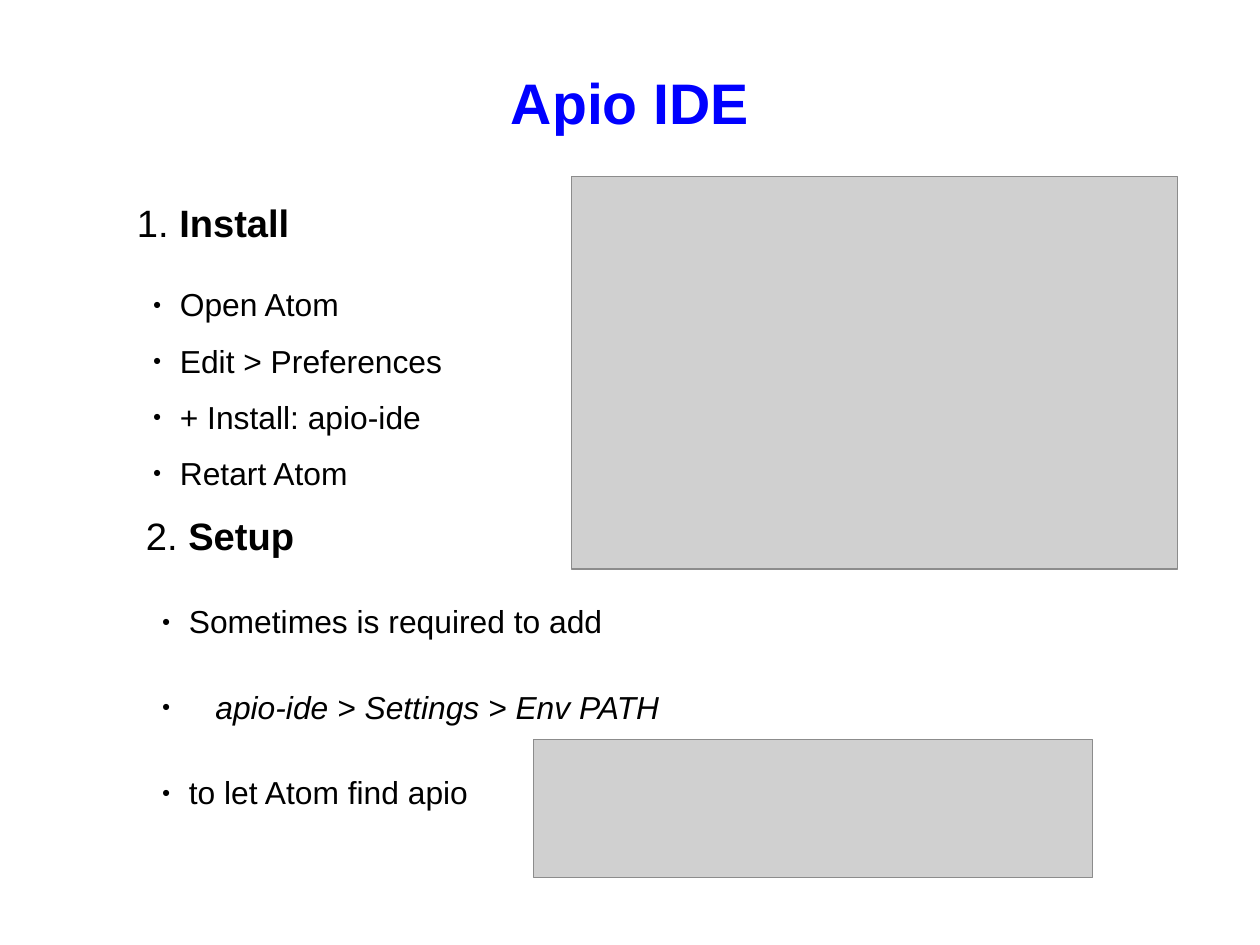
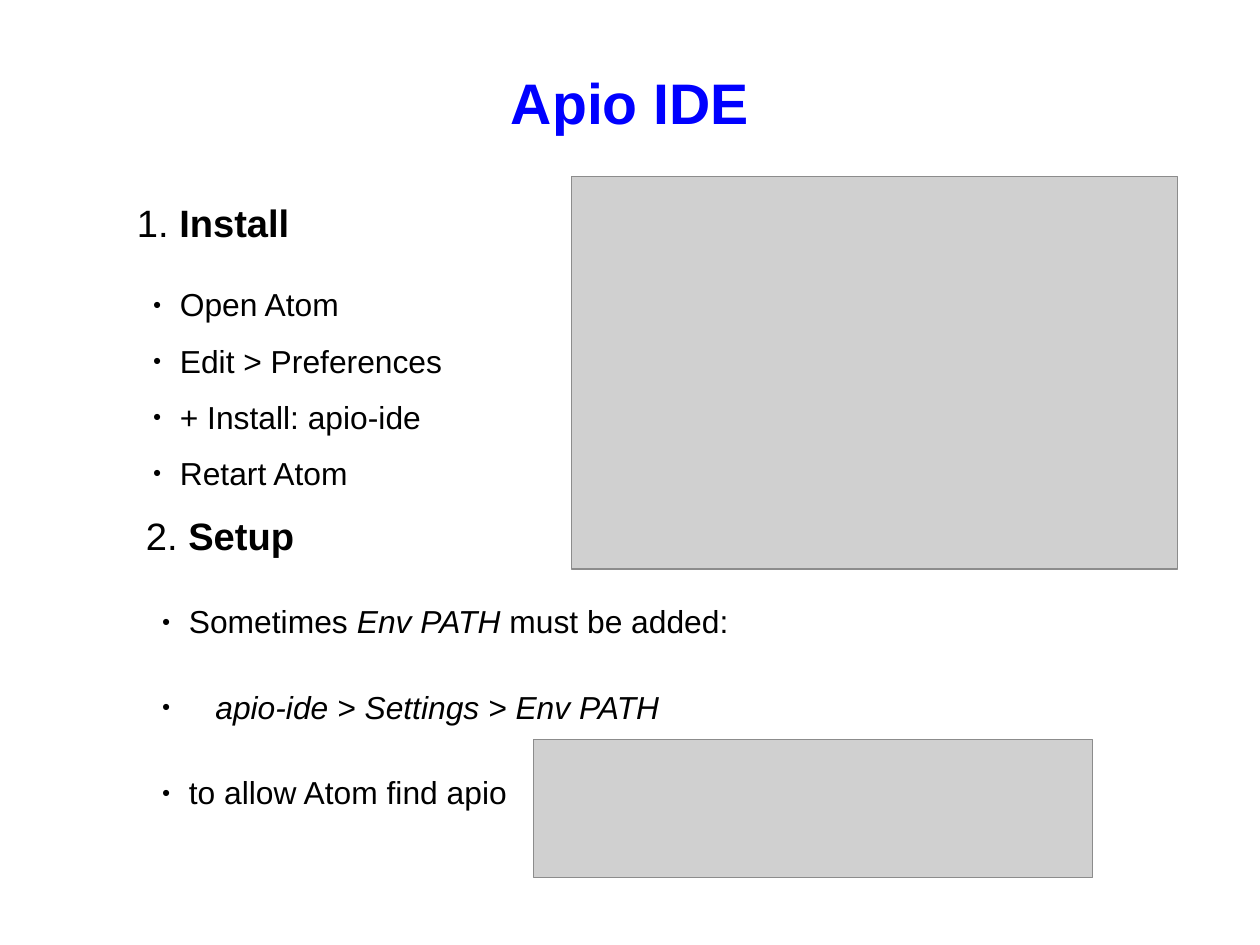
Before and after one commit to FPGAwars/workshops, a slide deck: slide 21 of 2016-11-05-OSHWDem16/presentation/slides.odp. Drawn at 1260x945 pixels with LibreOffice and Linux fonts; fonts in the diff are those of the drawing; grey boxes stand for pictures. Boxes give left, top, right and bottom in pixels: in the first picture for what was removed or moved away, otherwise in the second. Text is boxed around its words. In the diff, an @@ line names an element or a change of style, - is before the commit and + after.

```diff
--- a/2016-11-05-OSHWDem16/presentation/slides.odp
+++ b/2016-11-05-OSHWDem16/presentation/slides.odp
@@ text at (189,610,728,634): text changed @@
-● Sometimes is required to add
+● Sometimes Env PATH must be added:
@@ text at (189,781,507,810): text changed @@
-● to let Atom find apio
+● to allow Atom find apio
```
Also in this commit, not shown: 14 other slides changed, 1 slide added, 1 other file.
